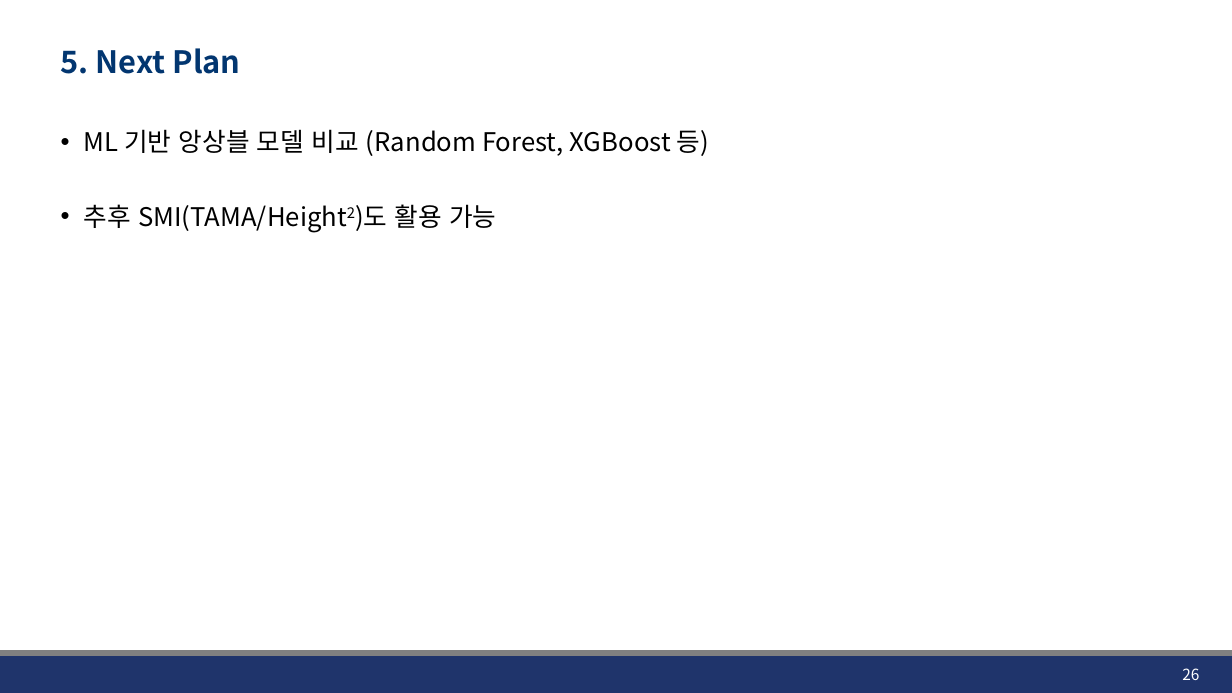
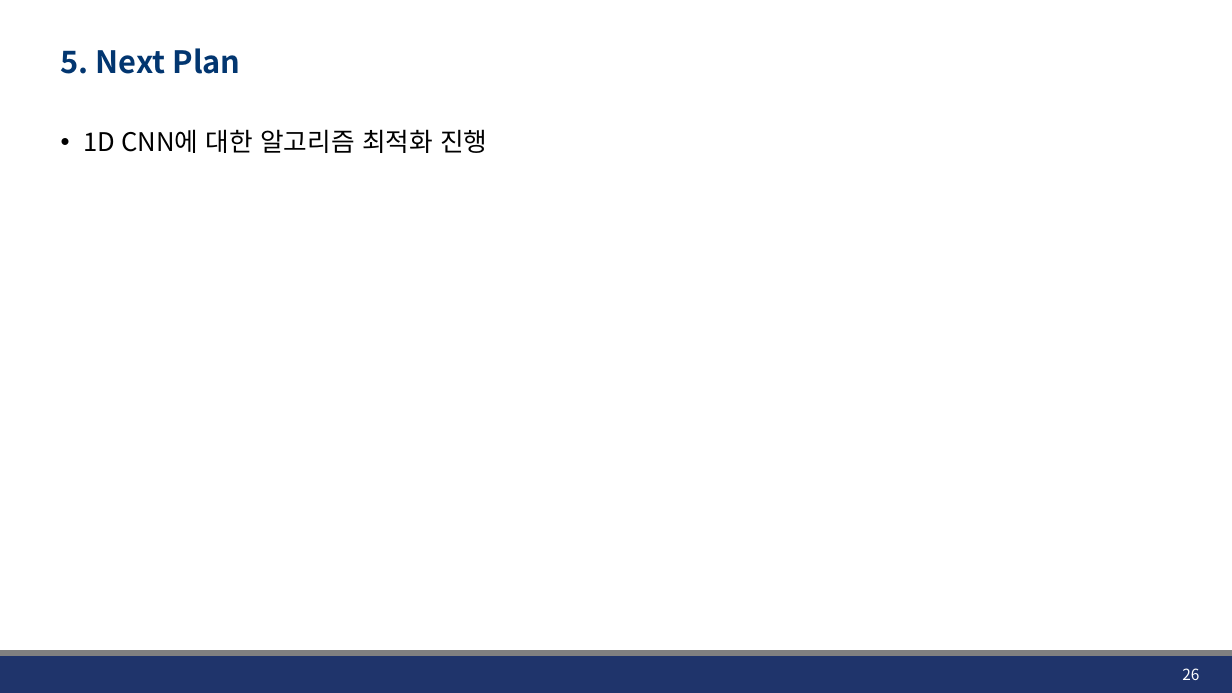
Before and after one commit to JHWannabe/2026-1_Study, a slide deck: slide 26 of 연구자료/260508_AEC_SMI_Analysis.pptx. Drawn at 1232x693 pixels with LibreOffice and Linux fonts; fonts in the diff are those of the drawing; background and template pictures are left out. Boxes give left, top, right and bottom in pixels: in the first picture for what was removed or moved away, otherwise in the second. Text is boxed around its words. In the diff, an @@ line names an element or a change of style, - is before the commit and + after.

```diff
--- a/연구자료/260508_AEC_SMI_Analysis.pptx
+++ b/연구자료/260508_AEC_SMI_Analysis.pptx
@@ text at bbox=[84, 129, 487, 153]: text changed @@
-• ML 기반 앙상블 모델 비교 (Random Forest, XGBoost 등)
-• 추후 SMI(TAMA/Height2)도 활용 가능
+• 1D CNN에 대한 알고리즘 최적화 진행
```
Also in this commit, not shown: 6 other slides changed, 2 other files.
